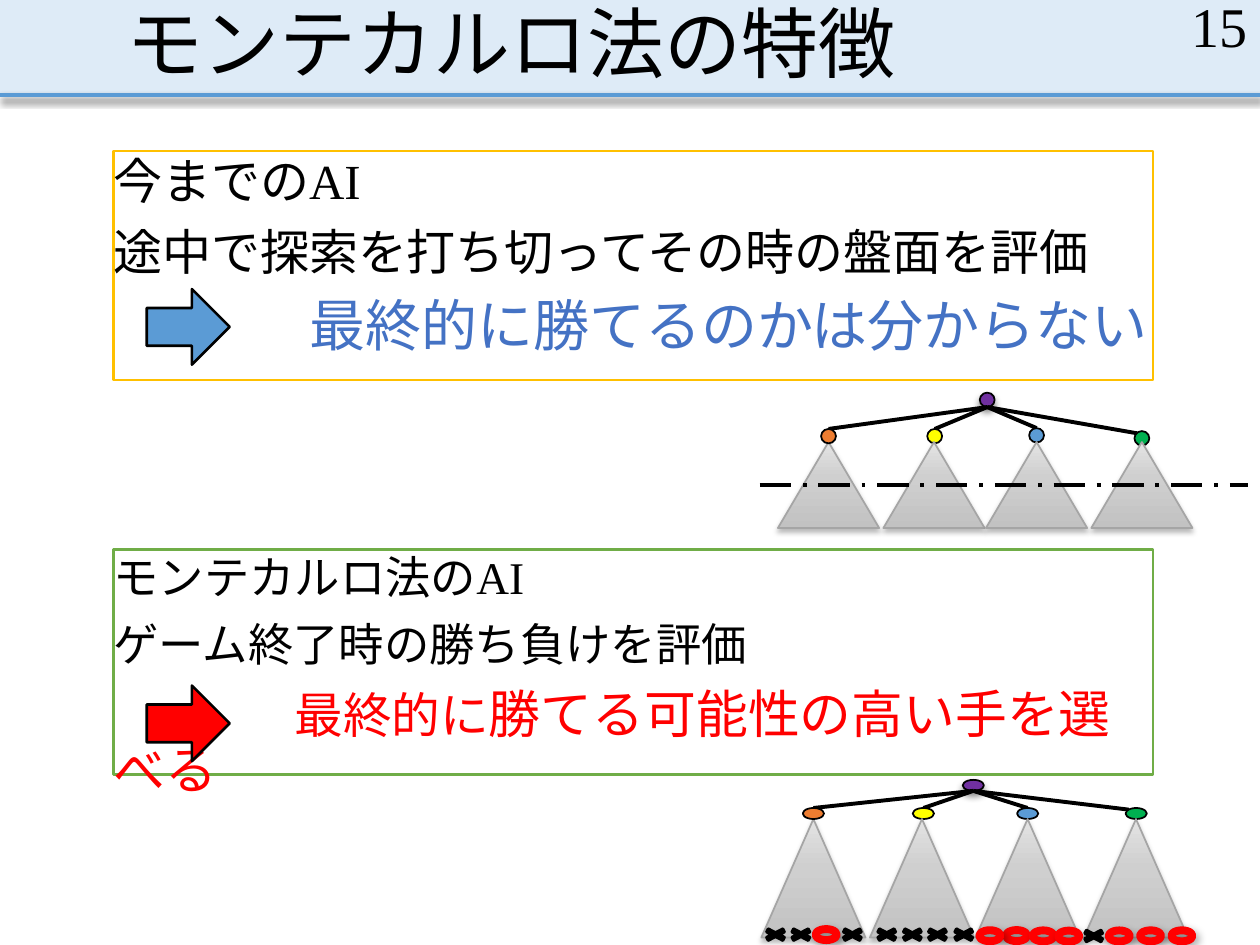
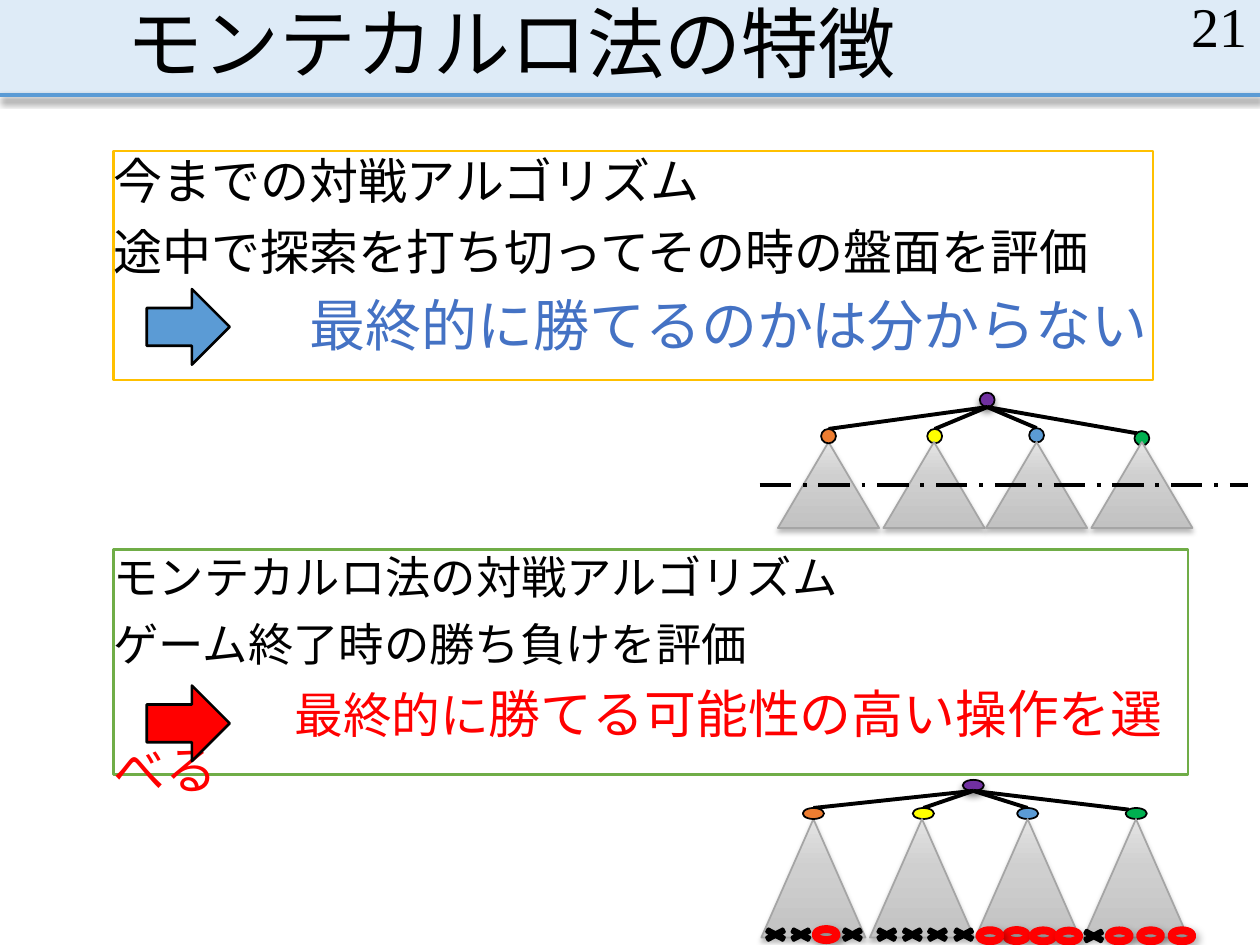
Before and after one commit to MasayaOda/SR, a slide deck: slide 21 of 中間発表1210.pptx (slide 15 before the commit). Drawn at 1260x945 pixels with LibreOffice and Linux fonts; fonts in the diff are those of the drawing. Boxes give left, top, right and bottom in pixels: in the first picture for what was removed or moved away, otherwise in the second. Text is boxed around its words. In the diff, an @@ line names an element or a change of style, - is before the commit and + after.

```diff
--- a/中間発表1210.pptx
+++ b/中間発表1210.pptx
@@ page number at [1191,10,1247,47]: text changed @@
-15
+21
@@ text at [113,150,699,212]: text changed @@
-今までのAI
+今までの対戦アルゴリズム
@@ text in rectangle at [113,548,837,606]: text changed @@
-モンテカルロ法のAI
+モンテカルロ法の対戦アルゴリズム
@@ rectangle "モンテカルロ法の対戦アルゴリズム": place and size @@
-rectangle "モンテカルロ法の対戦アルゴリズム" at [113,549,1153,775]
+rectangle "モンテカルロ法の対戦アルゴリズム" at [113,549,1188,775]
@@ text in rectangle at [295,689,1163,738]: text changed @@
-最終的に勝てる可能性の高い手を選べる
+最終的に勝てる可能性の高い操作を選べる
```
Also in this commit, not shown: 11 other slides changed, 8 slides added, 2 slides removed, 5 other files.
